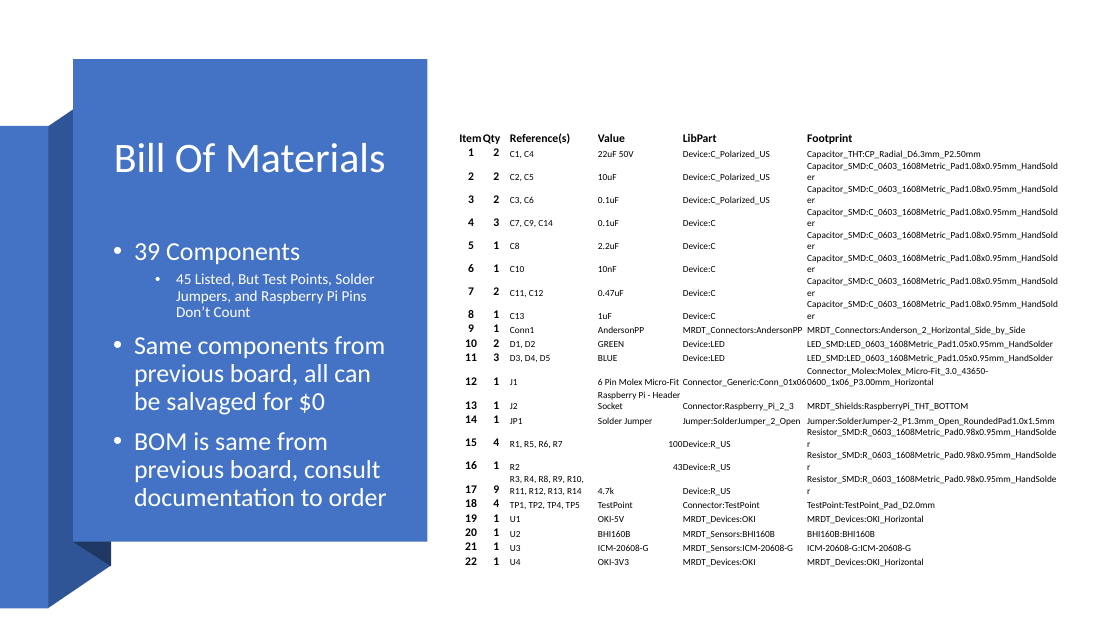
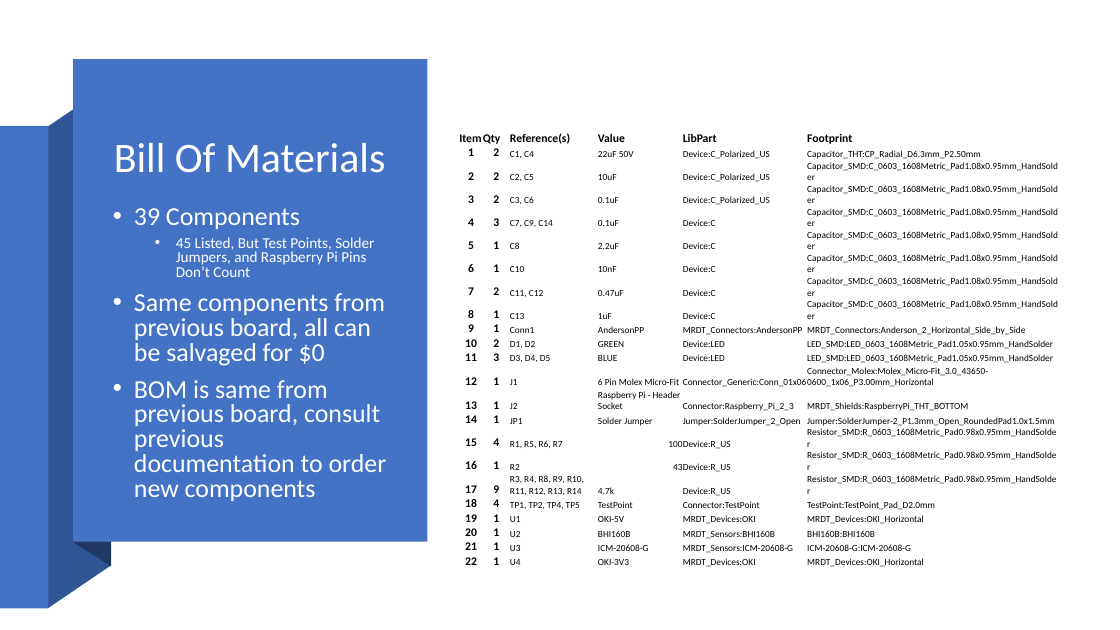
Before and after one commit to MissouriMRDT/NavBoard_Hardware, a slide deck: slide 12 of Documentation/Schematic Review 1.pptx. Drawn at 1120x630 pixels with LibreOffice and Linux fonts; fonts in the diff are those of the drawing. Boxes give left, top, right and bottom in pixels: in the first picture for what was removed or moved away, otherwise in the second. Text is boxed around its words. In the diff, an @@ line names an element or a change of style, - is before the commit and + after.

```diff
--- a/Documentation/Schematic Review 1.pptx
+++ b/Documentation/Schematic Review 1.pptx
@@ text "39 Components": place and size @@
-text "39 Components" at [134,243,387,506]
+text "39 Components" at [134,208,387,501]
@@ text at [134,208,385,366]: line spacing 0.9 to 0.8 @@
@@ text at [134,380,387,501]: text changed @@
-• BOM is same from previous board, consult documentation to order
+• BOM is same from previous board, consult previous documentation to order new components
```
Also in this commit, not shown: 1 other slide changed, 8 other files.
